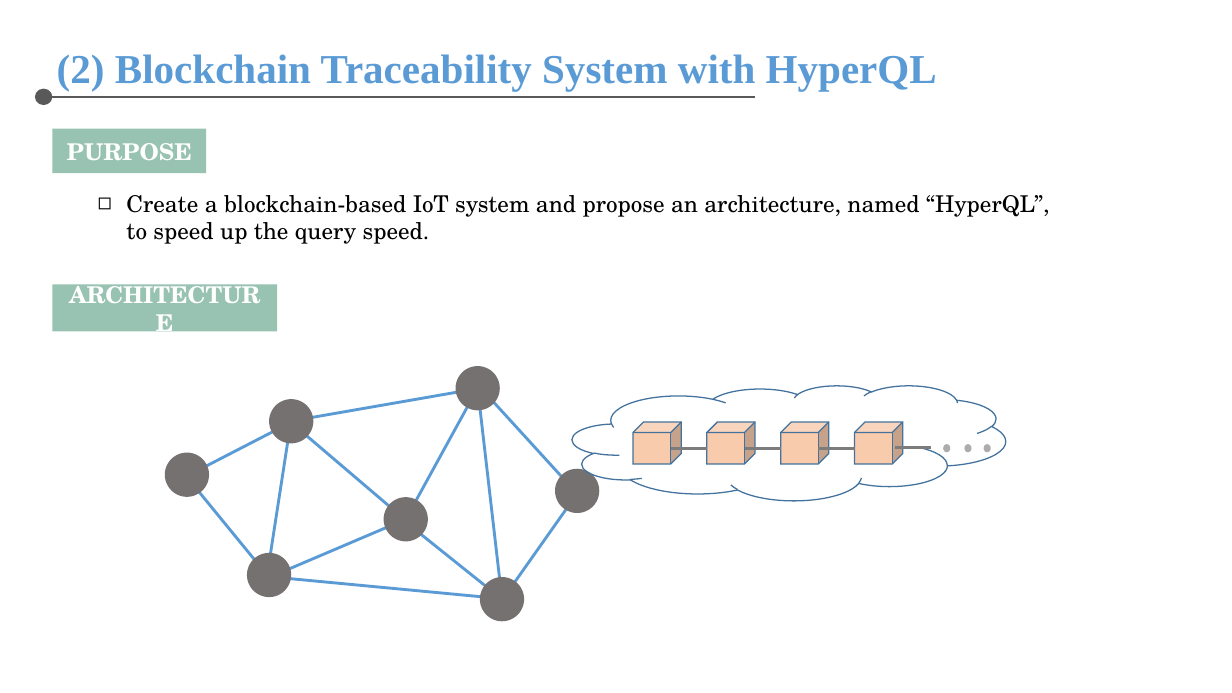
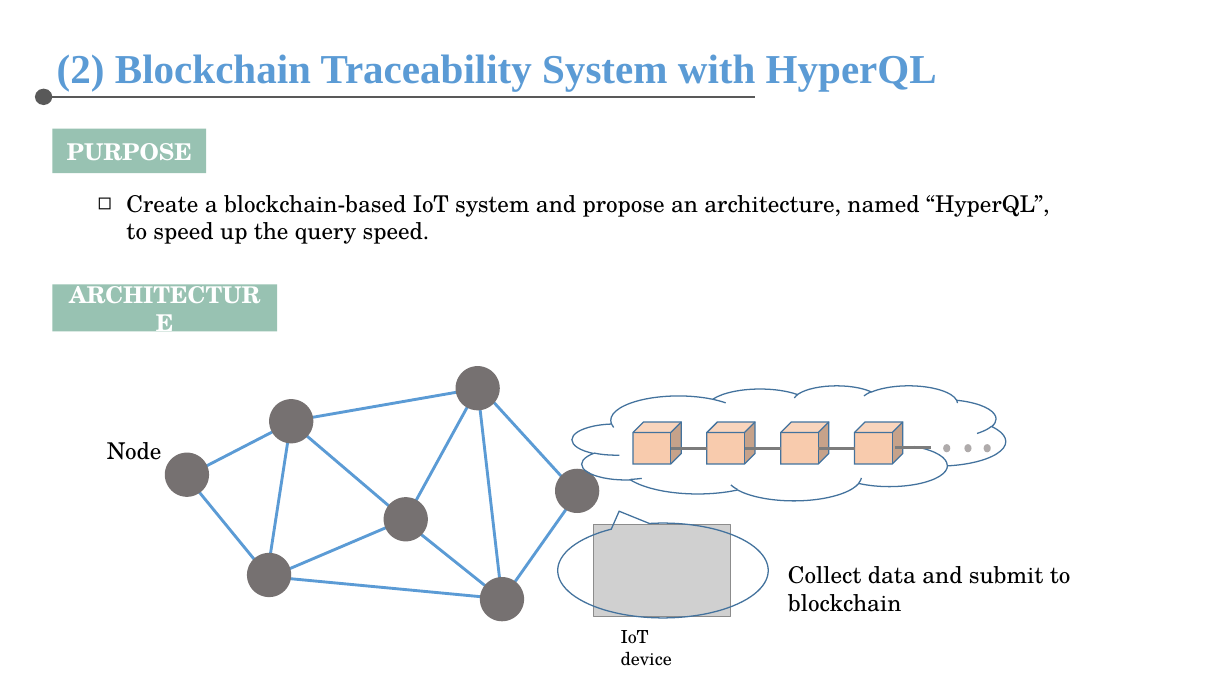
Before and after one commit to chris-nthu/nodejs-pwa, a slide deck: slide 11 of File/AMAT 履歷/Interview.pptx. Drawn at 1232x693 pixels with LibreOffice and Linux fonts; fonts in the diff are those of the drawing; grey boxes stand for pictures. Boxes give left, top, right and bottom in pixels: in the first picture for what was removed or moved away, otherwise in the second. Text is boxed around its words. In the diff, an @@ line names an element or a change of style, - is before the commit and + after.

Commit message:
Backup

```diff
--- a/File/AMAT 履歷/Interview.pptx
+++ b/File/AMAT 履歷/Interview.pptx
@@ text added at (107,442,161,460), 18 pt, text #000000 @@
+Node
@@ speech bubble added at (558,523,769,618), outline #43739E 1 pt @@
@@ picture added at (593,525,731,616) @@
@@ text added at (788,566,1071,612), 18 pt, text #000000 @@
+Collect data and submit to blockchain
@@ text added at (621,630,672,666), 14 pt, text #000000 @@
+IoT device
```
